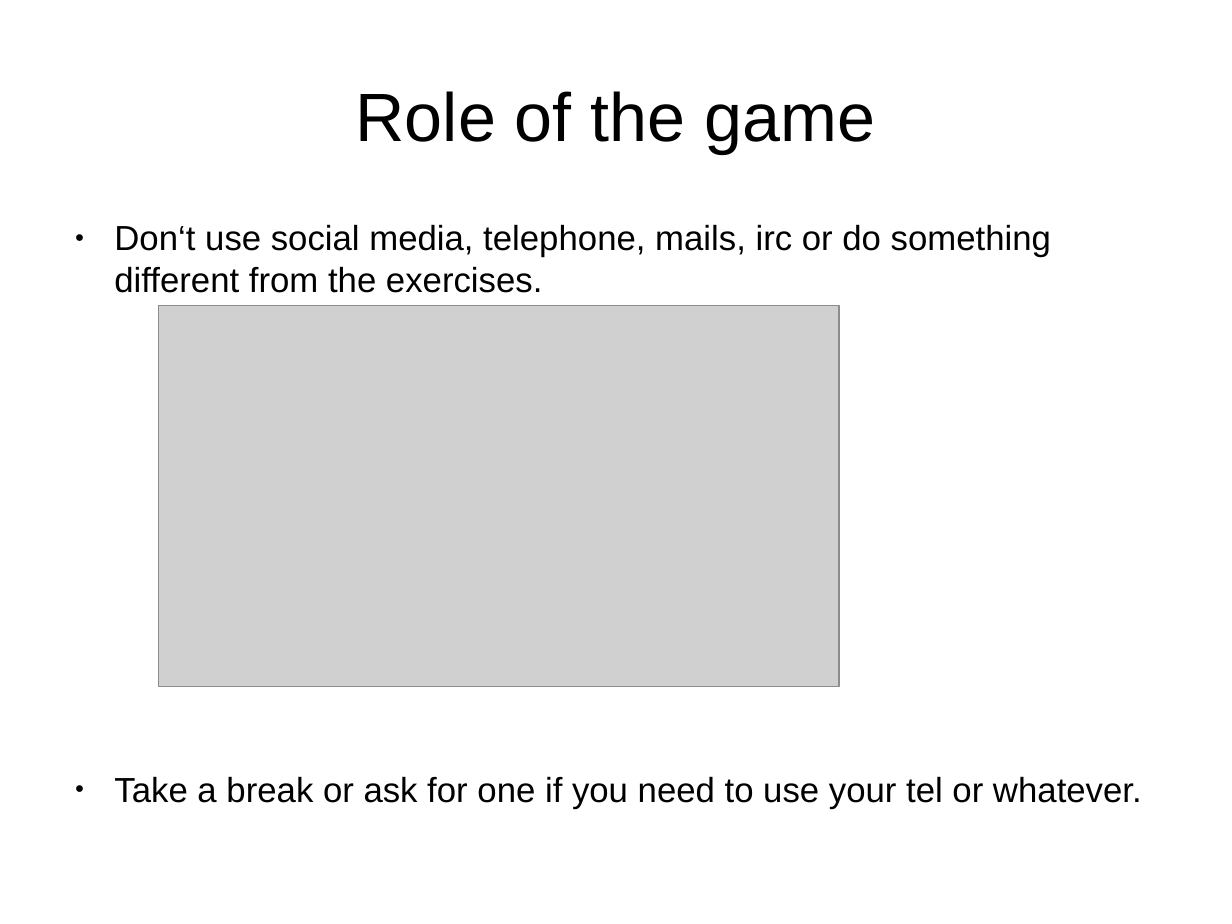
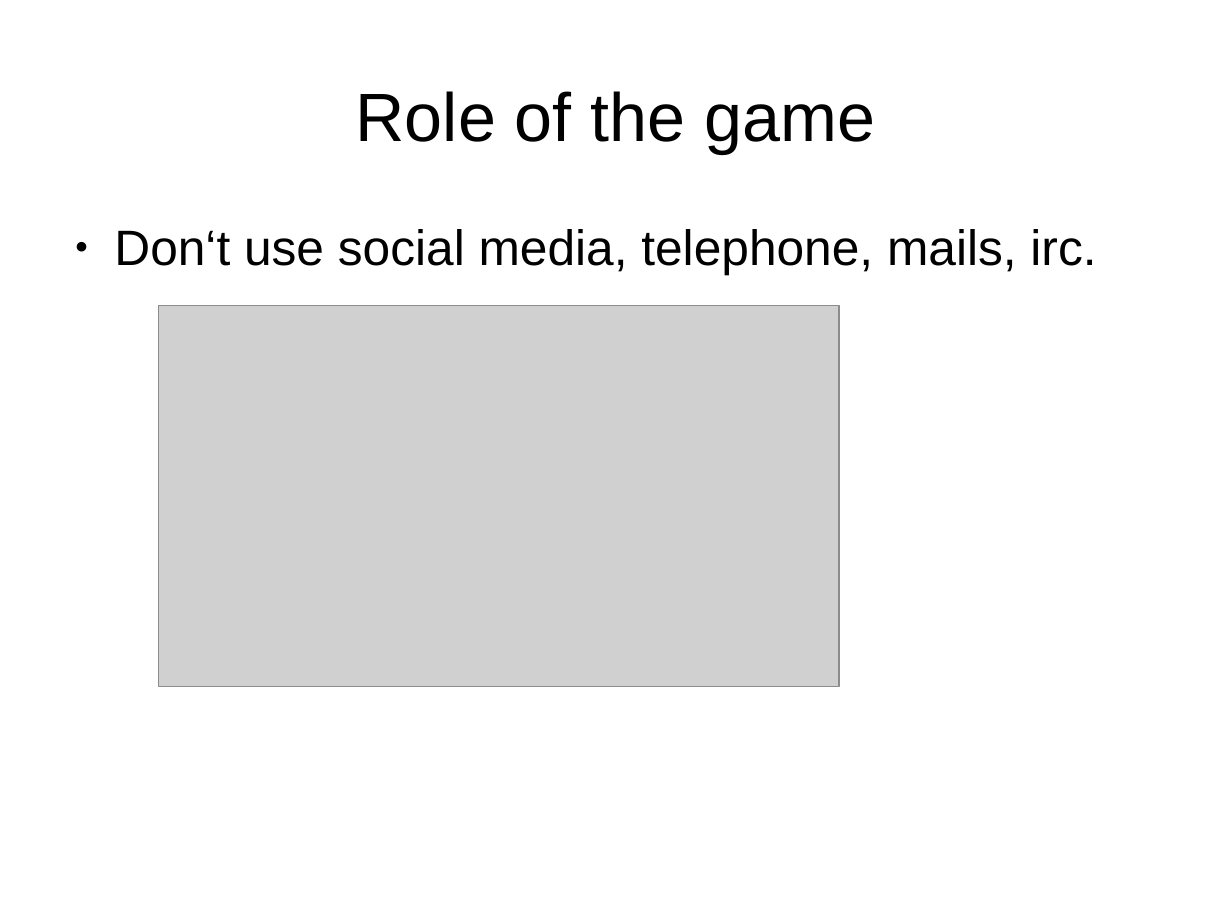
Before and after one commit to MalloZup/presentations, a slide deck: slide 5 of rails/2018/fullstack.odp. Drawn at 1232x924 pixels with LibreOffice and Linux fonts; fonts in the diff are those of the drawing; grey boxes stand for pictures. Boxes give left, top, right and bottom in pixels: in the first picture for what was removed or moved away, otherwise in the second. Text is boxed around its words. In the diff, an @@ line names an element or a change of style, - is before the commit and + after.

```diff
--- a/rails/2018/fullstack.odp
+++ b/rails/2018/fullstack.odp
@@ text at (x1=114, y1=229, x2=1096, y2=275): text changed; size 22.4 to 32 pt @@
-● Don‘t use social media, telephone, mails, irc or do something different from the exercises.
-● Take a break or ask for one if you need to use your tel or whatever.
+● Don‘t use social media, telephone, mails, irc.
```
Also in this commit, not shown: 1 other slide changed, 2 slides added, 2 slides removed, 1 other file.
